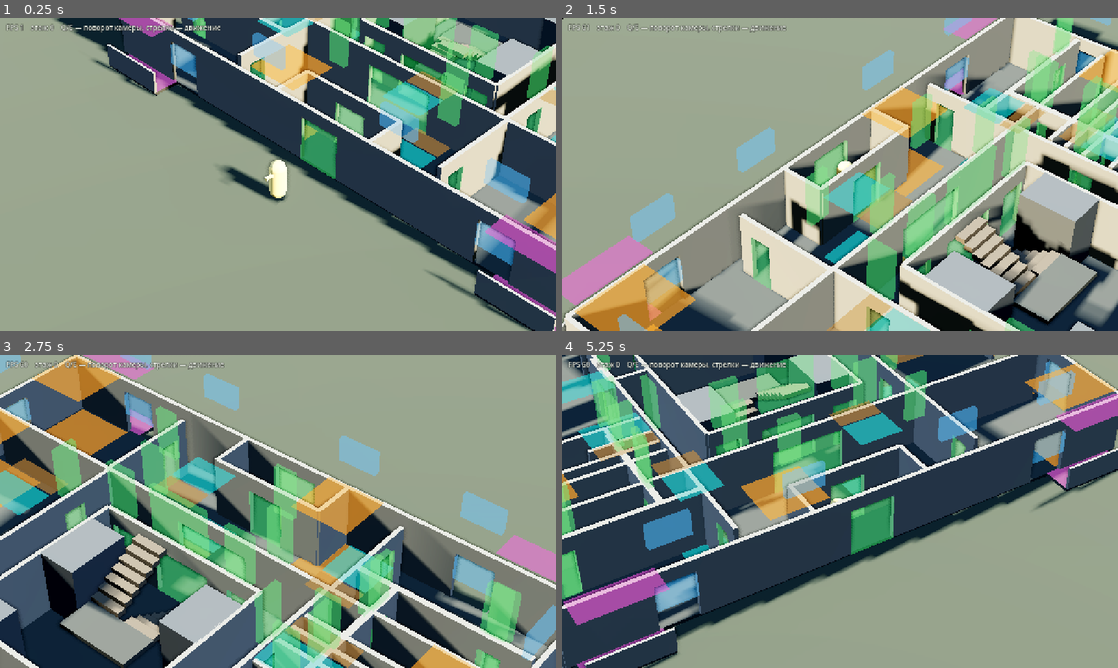
Above: before the commit, frames 1-4 (two rows, left to right).
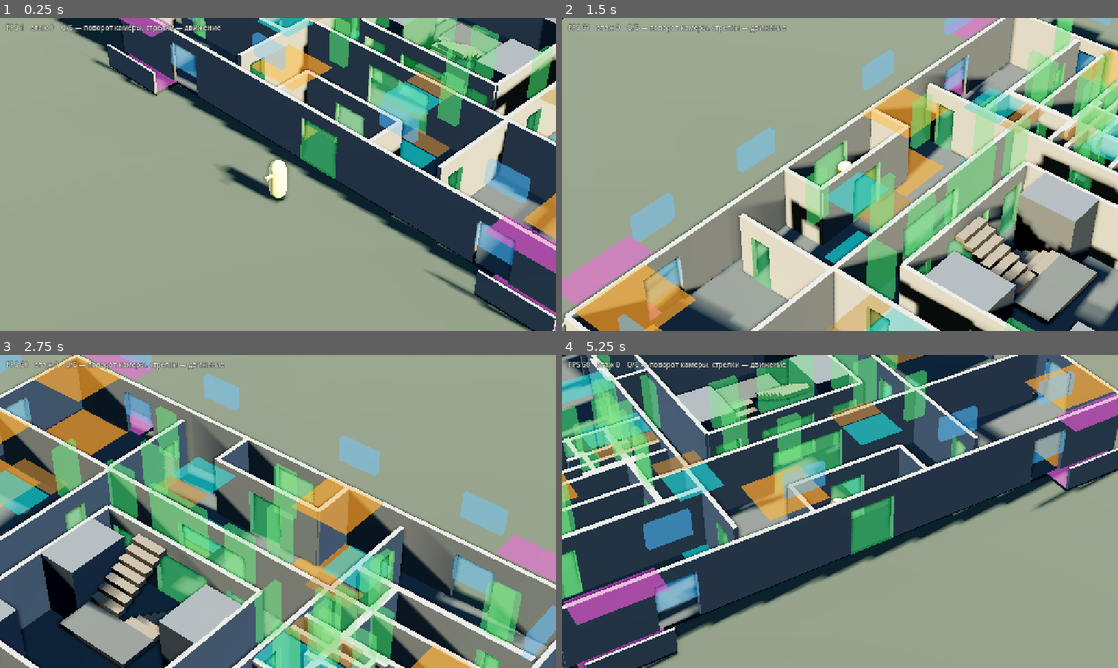
Above: after the commit, the same moments.

Repository: SashkoSoft/Godot_skilled
Game: Godot game, scene res://main.tscn
The game is run twice, just before and just after one commit, with the same random seed, the same clock (stepped at 60 frames per second) and the same inputs.
Inputs:
- Up to frame 1 (0.25 s): no input
- Up to frame 2 (1.5 s): hold Right (ui_right) 0.53-1.28 s; hold Q 0.53-1.28 s; hold Down (ui_down) from 1.28 s (still down); tap E at 1.35 s
- Up to frame 3 (2.75 s): release Down (ui_down) at 2.03 s; hold Right (ui_right) from 2.03 s (still down); hold Q from 2.03 s (still down)
- Up to frame 4 (5.25 s): release Right (ui_right) at 2.78 s; release Q at 2.78 s; hold Up (ui_up) 2.78-3.53 s; tap E at 2.85, 4.35 s; hold Q 3.53-4.28 s; hold Left (ui_left) 3.53-5.03 s; hold Down (ui_down) from 5.03 s (still down); hold Q from 5.03 s (still down)

The runs differ from the first frame. In frame 1, less than 0.1% of the frame differs, in the area x 63-64%, y 0-7%; in frame 2, 1.1%; in frame 3, 2.4%, in the area x 2-87%, y 33-100%; in frame 4, 1.9%.

Commit message:
Раздельные санузлы с сантехникой и кухонное оборудование
На чертеже БТИ в санузлах нарисована сантехника, и они раздельные —
ванная и туалет отдельными помещениями. В доме этого не было вовсе.

Добавлено: в трёх- и двухкомнатных квартирах ванная и туалет как два
помещения с перегородкой и своими дверями из прихожей; в однокомнатных
санузел совмещённый. Ванна, унитаз, раковина, плита и мойка — пока
примитивы-заглушки под будущие ассеты, но с реальными габаритами
(ванна 1,6 x 0,7, унитаз 0,38 x 0,6).

Санузлы и кухни прижаты к стене с коридором: стояки идут одной
вертикалью через все этажи, как в панельном доме. Это же даёт понятные
места для лута — аптечка в ванной, консервы на кухне.

Co-Authored-By: Claude Opus 5 (1M context) <noreply@anthropic.com>
Claude-Session: https://claude.ai/code/session_01FPrhjLxAG2mJUWcS5VWYtY

Diff:
--- a/game/building.gd
+++ b/game/building.gd
@@ -272,9 +272,9 @@
 	# кухня 9,2 у дальнего конца
 	_wall_run(f, Vector3((x_out + x_in) * 0.5 - 0.8 * sx, y, z_out - 9.19 * sz), Vector3(1, 0, 0), 5.5,
 			[_door(-1.4 * sx)], true)
-	# санузел раздельный, у стены коридора
-	_wall_run(f, Vector3(x_in + 1.4 * sx, y, z_out - 8.0 * sz), Vector3(1, 0, 0), 2.8,
-			[] as Array[Vector3], true)
+	# санузел раздельный и кухня — у стены с коридором, там же стояки
+	_bath_block(f, y, x_in + 2.2 * sx, z_out - 7.4 * sz, sx, sz)
+	_kitchen_block(f, y, x_in + 3.4 * sx, z_out - 9.4 * sz, sx)
 
 
 ## Двухкомнатная: тот же приём, короче на одну комнату.
@@ -288,6 +288,43 @@
 			[_door(1.4 * sz)], true)
 	_wall_run(f, Vector3((x_out + x_in) * 0.5 - 0.9 * sx, y, z_far - 7.2 * sz), Vector3(1, 0, 0), 5.3,
 			[_door(-1.2 * sx)], true)
+	_bath_block(f, y, x_in + 2.4 * sx, z_far - 8.6 * sz, sx, sz)
+	_kitchen_block(f, y, x_in + 4.6 * sx, z_far - 9.6 * sz, sx)
+
+
+## Раздельный санузел по чертежу: ванная и туалет — два отдельных помещения
+## у стены с коридором, стояки идут одной вертикалью через все этажи.
+## sx/sz задают разворот, как у квартир.
+func _bath_block(f: int, y: float, cx: float, cz: float, sx: float, sz: float) -> void:
+	var bw := 1.7      # ванная
+	var bd := 1.5
+	var tw := 0.9      # туалет
+	var td := 1.2
+
+	# перегородка между ванной и туалетом
+	_wall_run(f, Vector3(cx + (bw * 0.5) * sx, y, cz), Vector3(0, 0, 1), bd,
+			[] as Array[Vector3], true)
+	# двери в обе комнаты — из прихожей
+	_wall_run(f, Vector3(cx, y, cz + (bd * 0.5) * sz), Vector3(1, 0, 0), bw + tw,
+			[_door(-0.4 * sx, 0.7), _door(1.0 * sx, 0.7)], true)
+
+	# сантехника: ванна, унитаз, раковина. Заглушки под будущие ассеты.
+	_fixture(f, Vector3(cx - 0.35 * sx, y + 0.30, cz), Vector3(1.6, 0.60, 0.70), "Bath")
+	_fixture(f, Vector3(cx + 1.2 * sx, y + 0.40, cz - 0.2 * sz), Vector3(0.38, 0.80, 0.60), "Toilet")
+	_fixture(f, Vector3(cx + 0.55 * sx, y + 0.85, cz + 0.5 * sz), Vector3(0.55, 0.18, 0.42), "Sink")
+
+
+## Кухонное оборудование: плита и мойка у стены со стояками.
+func _kitchen_block(f: int, y: float, cx: float, cz: float, sx: float) -> void:
+	_fixture(f, Vector3(cx, y + 0.43, cz), Vector3(0.60, 0.85, 0.60), "Stove")
+	_fixture(f, Vector3(cx + 0.7 * sx, y + 0.45, cz), Vector3(0.70, 0.88, 0.60), "KitchenSink")
+
+
+func _fixture(f: int, pos: Vector3, size: Vector3, name_: String) -> void:
+	var mesh := BoxMesh.new()
+	mesh.size = size
+	var mi := _spawn(mesh, pos, _mat_shaft, f)
+	mi.name = "%s_%d" % [name_, f]
 
 
 ## Однокомнатная: кухня, комната, санузел, прихожая.
@@ -297,6 +334,9 @@
 			[_door(1.6)], true)
 	_wall_run(f, Vector3(cx + 1.7, y, z_out - 1.5 * sz), Vector3(0, 0, 1), 2.9,
 			[] as Array[Vector3], true)
+	# в однокомнатной санузел совмещённый — ванна и унитаз в одном помещении
+	_fixture(f, Vector3(cx + 2.3, y + 0.30, z_out - 1.0 * sz), Vector3(1.6, 0.60, 0.70), "Bath")
+	_fixture(f, Vector3(cx + 2.3, y + 0.40, z_out - 2.2 * sz), Vector3(0.38, 0.80, 0.60), "Toilet")
 
 
 ## Входная группа первого этажа: тамбур, вестибюль с почтовыми ящиками,
